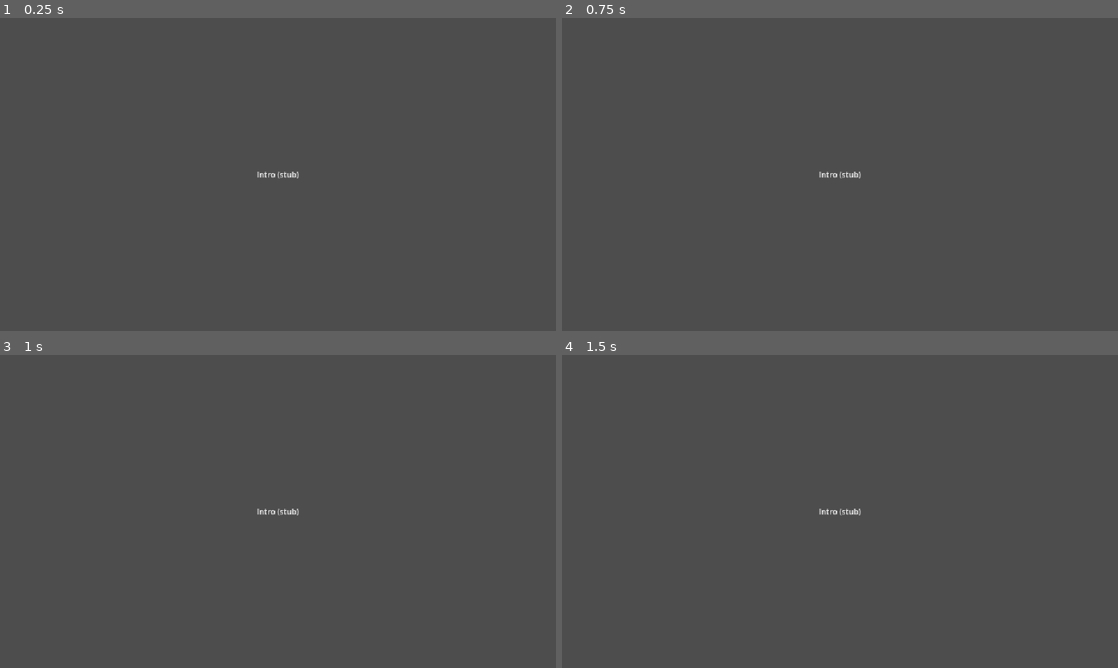
Above: before the commit, frames 1-4 (two rows, left to right).
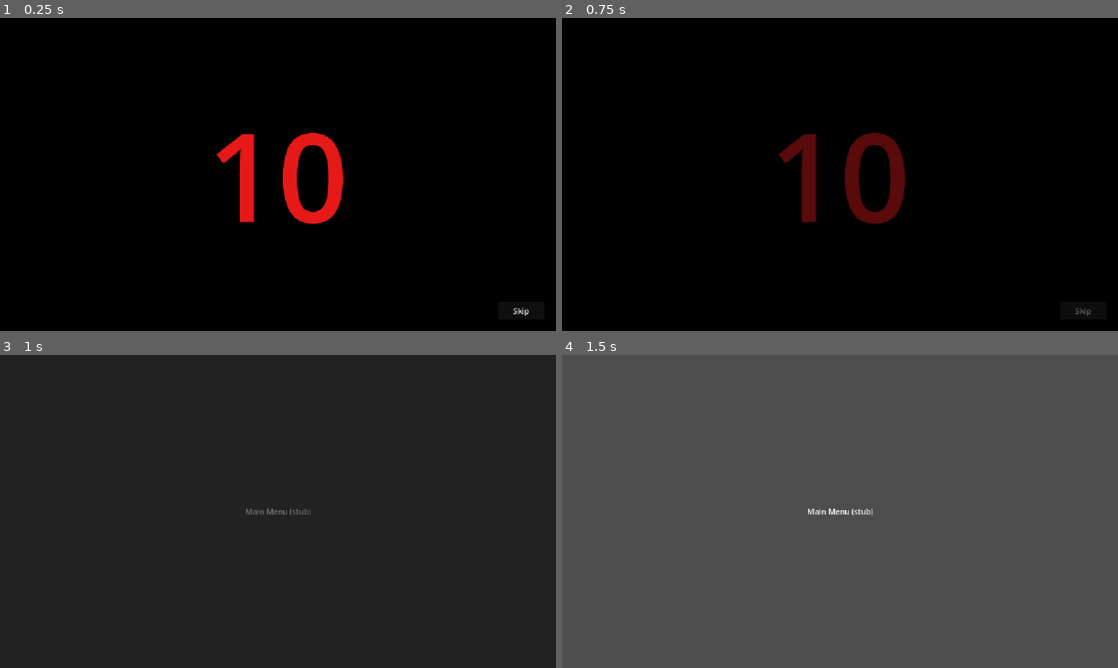
Above: after the commit, the same moments.

Repository: Joony/gmtk-game-jam-2026
Game: Godot game, scene res://scenes/intro.tscn
The game is run twice, just before and just after one commit, with the same random seed, the same clock (stepped at 60 frames per second) and the same inputs.
Inputs (mouse positions are in pixels of both pictures, inside the frame that each line leads up to):
- Up to frame 1 (0.25 s): no input
- Up to frame 2 (0.75 s): click (1084, 312) at 0.5 s, where only the run after the commit has a clickable "Skip"
- Up to frame 3 (1 s): no input
- Up to frame 4 (1.5 s): tap Enter at 1.25 s

The runs differ from the first frame. In frame 1, 100% of the frame differs, in the area x 0-100%, y 0-100%; in frame 2, 100%; in frame 3, 100%; in frame 4, 0.1%.

Commit message:
SceneManager autoload with fade transitions; intro countdown (10-0, red on black) with skip button
Co-Authored-By: Claude Fable 5 <noreply@anthropic.com>

Diff:
--- a/project.godot
+++ b/project.godot
@@ -14,6 +14,10 @@
 run/main_scene="res://scenes/intro.tscn"
 config/features=PackedStringArray("4.7", "GL Compatibility")
 config/icon="res://icon.svg"
+
+[autoload]
+
+SceneManager="*res://scripts/scene_manager.gd"
 
 [display]
 
--- a/scenes/intro.tscn
+++ b/scenes/intro.tscn
@@ -1,24 +1,53 @@
-[gd_scene format=3]
+[gd_scene load_steps=2 format=3]
+
+[ext_resource type="Script" path="res://scripts/intro.gd" id="1_intro"]
 
 [node name="Intro" type="Control"]
 layout_mode = 3
 anchors_preset = 15
 anchor_right = 1.0
 anchor_bottom = 1.0
+script = ExtResource("1_intro")
 
-[node name="Label" type="Label" parent="."]
+[node name="Background" type="ColorRect" parent="."]
 layout_mode = 1
-anchors_preset = 8
-anchor_left = 0.5
-anchor_top = 0.5
-anchor_right = 0.5
-anchor_bottom = 0.5
-offset_left = -50.0
-offset_top = -13.0
-offset_right = 50.0
-offset_bottom = 13.0
+anchors_preset = 15
+anchor_right = 1.0
+anchor_bottom = 1.0
+color = Color(0, 0, 0, 1)
+
+[node name="CountdownLabel" type="Label" parent="."]
+unique_name_in_owner = true
+layout_mode = 1
+anchors_preset = 15
+anchor_right = 1.0
+anchor_bottom = 1.0
 grow_horizontal = 2
 grow_vertical = 2
-text = "Intro (stub)"
+theme_override_colors/font_color = Color(0.9, 0.1, 0.1, 1)
+theme_override_font_sizes/font_size = 256
+text = "10"
 horizontal_alignment = 1
 vertical_alignment = 1
+
+[node name="SkipButton" type="Button" parent="."]
+layout_mode = 1
+anchors_preset = 3
+anchor_left = 1.0
+anchor_top = 1.0
+anchor_right = 1.0
+anchor_bottom = 1.0
+offset_left = -120.0
+offset_top = -60.0
+offset_right = -24.0
+offset_bottom = -24.0
+grow_horizontal = 0
+grow_vertical = 0
+text = "Skip"
+
+[node name="Timer" type="Timer" parent="."]
+wait_time = 1.0
+autostart = true
+
+[connection signal="pressed" from="SkipButton" to="." method="_on_skip_button_pressed"]
+[connection signal="timeout" from="Timer" to="." method="_on_timer_timeout"]
--- /dev/null
+++ b/scenes/main_menu.tscn
@@ -0,0 +1,24 @@
+[gd_scene format=3]
+
+[node name="MainMenu" type="Control"]
+layout_mode = 3
+anchors_preset = 15
+anchor_right = 1.0
+anchor_bottom = 1.0
+
+[node name="Label" type="Label" parent="."]
+layout_mode = 1
+anchors_preset = 8
+anchor_left = 0.5
+anchor_top = 0.5
+anchor_right = 0.5
+anchor_bottom = 0.5
+offset_left = -100.0
+offset_top = -13.0
+offset_right = 100.0
+offset_bottom = 13.0
+grow_horizontal = 2
+grow_vertical = 2
+text = "Main Menu (stub)"
+horizontal_alignment = 1
+vertical_alignment = 1
--- /dev/null
+++ b/scripts/intro.gd
@@ -0,0 +1,31 @@
+extends Control
+
+const MAIN_MENU_SCENE := "res://scenes/main_menu.tscn"
+const COUNTDOWN_START := 10
+
+var _count := COUNTDOWN_START
+
+
+func _ready() -> void:
+	_show_count()
+
+
+func _on_timer_timeout() -> void:
+	if _count == 0:
+		_finish()
+		return
+	_count -= 1
+	_show_count()
+
+
+func _on_skip_button_pressed() -> void:
+	_finish()
+
+
+func _show_count() -> void:
+	%CountdownLabel.text = str(_count)
+
+
+func _finish() -> void:
+	$Timer.stop()
+	SceneManager.change_scene(MAIN_MENU_SCENE)
--- /dev/null
+++ b/scripts/scene_manager.gd
@@ -0,0 +1,42 @@
+extends Node
+# Autoload "SceneManager": changes scenes with a black fade transition.
+
+const FADE_DURATION := 0.3
+
+var _fade_rect: ColorRect
+var _changing := false
+
+
+func _ready() -> void:
+	process_mode = Node.PROCESS_MODE_ALWAYS
+	var layer := CanvasLayer.new()
+	layer.layer = 100
+	add_child(layer)
+	_fade_rect = ColorRect.new()
+	_fade_rect.color = Color.BLACK
+	_fade_rect.modulate.a = 0.0
+	_fade_rect.mouse_filter = Control.MOUSE_FILTER_IGNORE
+	_fade_rect.set_anchors_preset(Control.PRESET_FULL_RECT)
+	layer.add_child(_fade_rect)
+
+
+func change_scene(path: String) -> void:
+	if _changing:
+		return
+	_changing = true
+	# Block clicks on the outgoing scene while fading.
+	_fade_rect.mouse_filter = Control.MOUSE_FILTER_STOP
+	await _fade_to(1.0)
+	get_tree().change_scene_to_file(path)
+	await get_tree().process_frame
+	print("[SceneManager] changed scene to %s" % path)
+	await _fade_to(0.0)
+	_fade_rect.mouse_filter = Control.MOUSE_FILTER_IGNORE
+	_changing = false
+
+
+func _fade_to(alpha: float) -> void:
+	var tween := create_tween()
+	tween.set_pause_mode(Tween.TWEEN_PAUSE_PROCESS)
+	tween.tween_property(_fade_rect, "modulate:a", alpha, FADE_DURATION)
+	await tween.finished
--- /dev/null
+++ b/tests/smoke_intro_scene_manager.gd
@@ -0,0 +1,94 @@
+extends SceneTree
+# Headless test for SceneManager + intro countdown/skip.
+# Run: godot --headless --path . -s tests/smoke_intro_scene_manager.gd
+# Time is sped up so the 11s countdown finishes in under a second of real time.
+
+const INTRO_SCENE := "res://scenes/intro.tscn"
+const MAX_FRAMES := 3000
+
+var _failures: Array[String] = []
+
+
+func _init() -> void:
+	_run.call_deferred()
+
+
+func _current_scene_is(scene_name: String) -> bool:
+	return current_scene != null and current_scene.name == scene_name
+
+
+func _run() -> void:
+	Engine.time_scale = 25.0
+
+	# -s replaces the normal game boot, so make sure the autoload exists.
+	if not root.has_node("SceneManager"):
+		var sm: Node = load("res://scripts/scene_manager.gd").new()
+		sm.name = "SceneManager"
+		root.add_child(sm)
+
+	var intro: Control = load(INTRO_SCENE).instantiate()
+	root.add_child(intro)
+	current_scene = intro
+
+	# Structure: black background, big red countdown starting at 10.
+	var background: ColorRect = intro.get_node("Background")
+	if background.color != Color.BLACK:
+		_failures.append("background is %s, expected black" % background.color)
+	var label: Label = intro.get_node("%CountdownLabel")
+	if label.text != "10":
+		_failures.append("countdown starts at '%s', expected '10'" % label.text)
+	var font_color: Color = label.get_theme_color("font_color")
+	if not (font_color.r > 0.5 and font_color.g < 0.3 and font_color.b < 0.3):
+		_failures.append("countdown color %s is not red" % font_color)
+	if label.get_theme_font_size("font_size") < 100:
+		_failures.append("countdown font size %d is not big" % label.get_theme_font_size("font_size"))
+
+	# Countdown should tick down and auto-advance to the main menu.
+	# current_scene is briefly null mid-change, so only test the name when set.
+	var seen_zero := false
+	var frames := 0
+	while frames < MAX_FRAMES and not _current_scene_is("MainMenu"):
+		if is_instance_valid(label) and label.text == "0":
+			seen_zero = true
+		await process_frame
+		frames += 1
+	if not seen_zero:
+		_failures.append("countdown never displayed 0")
+	if not _current_scene_is("MainMenu"):
+		_failures.append("countdown did not auto-advance to MainMenu within %d frames" % MAX_FRAMES)
+
+	# Skip button: go back to the intro, press Skip, expect a transition
+	# triggered by the button (countdown timer stopped), not the countdown.
+	var scene_manager: Node = root.get_node("SceneManager")
+	while scene_manager._changing:
+		await process_frame
+	scene_manager.change_scene(INTRO_SCENE)
+	frames = 0
+	while frames < MAX_FRAMES and not _current_scene_is("Intro"):
+		await process_frame
+		frames += 1
+	if _current_scene_is("Intro"):
+		var skip: Button = current_scene.get_node("SkipButton")
+		var countdown_timer: Timer = current_scene.get_node("Timer")
+		while scene_manager._changing:
+			await process_frame
+		skip.pressed.emit()
+		if not countdown_timer.is_stopped():
+			_failures.append("skip did not stop the countdown timer")
+		frames = 0
+		while frames < MAX_FRAMES and not _current_scene_is("MainMenu"):
+			await process_frame
+			frames += 1
+		if not _current_scene_is("MainMenu"):
+			_failures.append("skip button did not reach MainMenu")
+	else:
+		_failures.append("could not return to Intro to test the skip button")
+
+	if _failures.is_empty():
+		print("INTRO/SCENEMANAGER TEST PASS")
+		quit(0)
+	else:
+		for failure in _failures:
+			push_error(failure)
+		print("INTRO/SCENEMANAGER TEST FAIL")
+		quit(1)
--- a/tests/smoke_project_structure.gd
+++ b/tests/smoke_project_structure.gd
@@ -4,6 +4,12 @@
 
 
 func _init() -> void:
+	# Deferred so autoload globals (SceneManager) are registered before
+	# scripts referencing them get compiled by load().
+	_run.call_deferred()
+
+
+func _run() -> void:
 	var failures: Array[String] = []
 
 	InputMap.load_from_project_settings()
Not shown, added: scripts/intro.gd.uid
Not shown, added: scripts/scene_manager.gd.uid
Not shown, added: tests/smoke_intro_scene_manager.gd.uid
Not shown, changed: TODO.md
Not shown, changed: docs/LOG.md
Not shown, added: docs/features/intro.md
Not shown, added: docs/features/scene-manager.md
